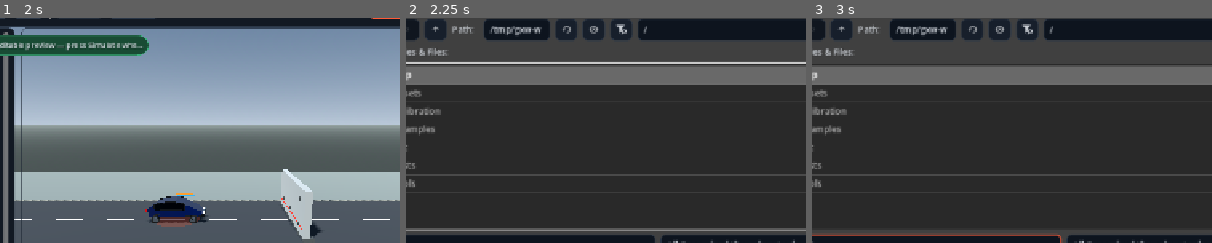
Above: before the commit, frames 1-3 (left to right).
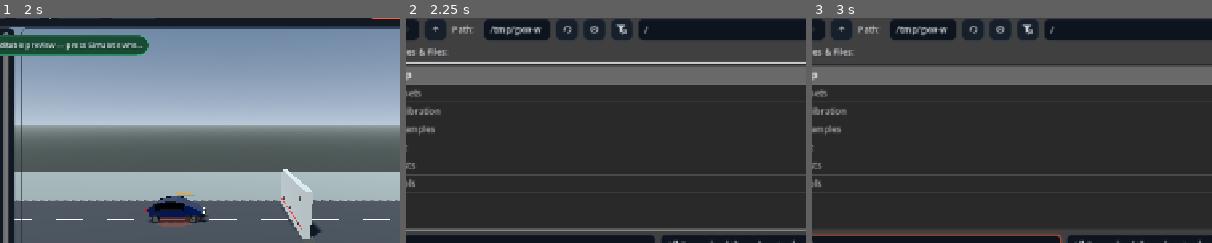
Above: after the commit, the same moments.

Repository: ArrowSK/crashvector
Game: Godot game, scene res://app/main.tscn
Same seed, same stepped clock (60 frames per second), same inputs: the game is played once before the commit and once after it.
Inputs (mouse positions are % of the whole screen's width and height, from its top left):
- Up to frame 1 (2 s): click "New" at 0.5 s; click "New" at 1.25 s
- Up to frame 2 (2.25 s): click "Open" at 2 s
- Up to frame 3 (3 s): click (36, 59) at 2.77 s; type "12" at 2.85 s
The pictures show only the part of the screen within x 21-71%, y 8-58%; the shares and areas given below are measured in that part.

Frame 1 is identical in both runs. In frame 2, 0.1% of the frame differs, in the area x 39-61%, y 3-8%; in frame 3, 0.1%.

Commit message:
M12: give static targets real Godot collision bodies

Diff:
--- a/src/vehicles/static_obstacle_3d.gd
+++ b/src/vehicles/static_obstacle_3d.gd
@@ -8,6 +8,7 @@
 var obstacle_type: StringName = ScenarioConfig.TARGET_WALL
 var surface_position_m := Vector3.ZERO
 var heading_deg := 0.0
+var physics_body: StaticBody3D
 
 func configure(type_id: StringName, position_m: Vector3, yaw_deg: float) -> void:
 	obstacle_type = type_id
@@ -23,6 +24,7 @@
 func _build_visuals() -> void:
 	for child in get_children():
 		child.queue_free()
+	physics_body = null
 	match obstacle_type:
 		ScenarioConfig.TARGET_BARRIER:
 			_build_concrete_barrier()
@@ -32,6 +34,7 @@
 			_build_tree()
 		_:
 			_build_rigid_wall()
+	_build_physics_body()
 	_apply_visual_transform()
 
 func _build_rigid_wall() -> void:
@@ -47,8 +50,6 @@
 func _build_concrete_barrier() -> void:
 	var concrete := _material(Color(0.58, 0.59, 0.58), 0.0, 0.94)
 	var seam := _material(Color(0.33, 0.34, 0.34), 0.0, 0.96)
-	# A layered Jersey-style silhouette. Physics still uses the original flat
-	# target surface; these meshes are presentation only.
 	_add_box("BarrierBase", Vector3(0.58, 0.24, 4.1), concrete, Vector3(0.08, 0.12, 0.0))
 	_add_box("BarrierLower", Vector3(0.48, 0.34, 4.05), concrete, Vector3(0.03, 0.39, 0.0))
 	_add_box("BarrierUpper", Vector3(0.32, 0.43, 4.0), concrete, Vector3(-0.04, 0.775, 0.0))
@@ -72,6 +73,43 @@
 	_add_sphere("TreeCrownA", 1.18, leaves_a, Vector3(0.0, 3.95, 0.0))
 	_add_sphere("TreeCrownB", 0.88, leaves_b, Vector3(0.42, 4.42, 0.36))
 	_add_sphere("TreeCrownC", 0.84, leaves_a, Vector3(-0.38, 4.35, -0.32))
+
+func _build_physics_body() -> void:
+	physics_body = StaticBody3D.new()
+	physics_body.name = "StaticTargetPhysics"
+	var material := PhysicsMaterial.new()
+	material.friction = 0.85
+	material.bounce = 0.0
+	physics_body.physics_material_override = material
+	add_child(physics_body)
+	match obstacle_type:
+		ScenarioConfig.TARGET_BARRIER:
+			_add_box_collision(Vector3(0.42, 0.96, 4.10), Vector3(0.0, 0.48, 0.0))
+		ScenarioConfig.TARGET_POLE:
+			_add_cylinder_collision(0.18, 2.90, Vector3(0.0, 1.45, 0.0))
+		ScenarioConfig.TARGET_TREE:
+			_add_cylinder_collision(0.32, 3.50, Vector3(0.0, 1.75, 0.0))
+		_:
+			_add_box_collision(Vector3(0.45, 3.25, 9.0), Vector3(0.0, 1.625, 0.0))
+
+func _add_box_collision(size_m: Vector3, local_position_m: Vector3) -> void:
+	var shape := BoxShape3D.new()
+	shape.size = size_m
+	var collision := CollisionShape3D.new()
+	collision.name = "ObstacleCollision"
+	collision.shape = shape
+	collision.position = local_position_m
+	physics_body.add_child(collision)
+
+func _add_cylinder_collision(radius_m: float, height_m: float, local_position_m: Vector3) -> void:
+	var shape := CylinderShape3D.new()
+	shape.radius = radius_m
+	shape.height = height_m
+	var collision := CollisionShape3D.new()
+	collision.name = "ObstacleCollision"
+	collision.shape = shape
+	collision.position = local_position_m
+	physics_body.add_child(collision)
 
 func _material(color: Color, metallic: float, roughness: float) -> StandardMaterial3D:
 	var material := StandardMaterial3D.new()
